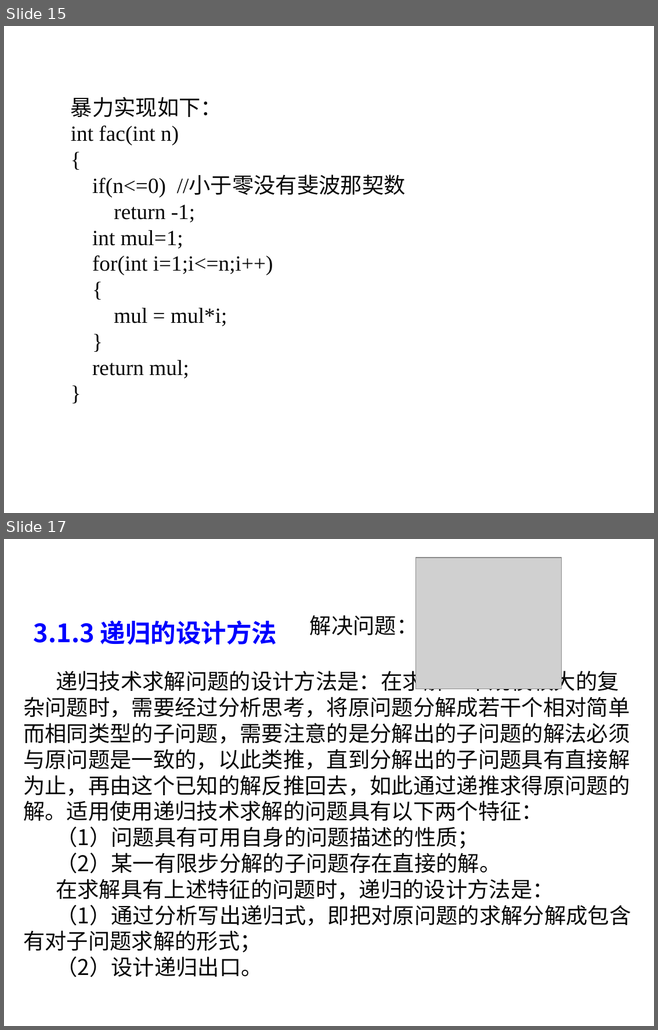
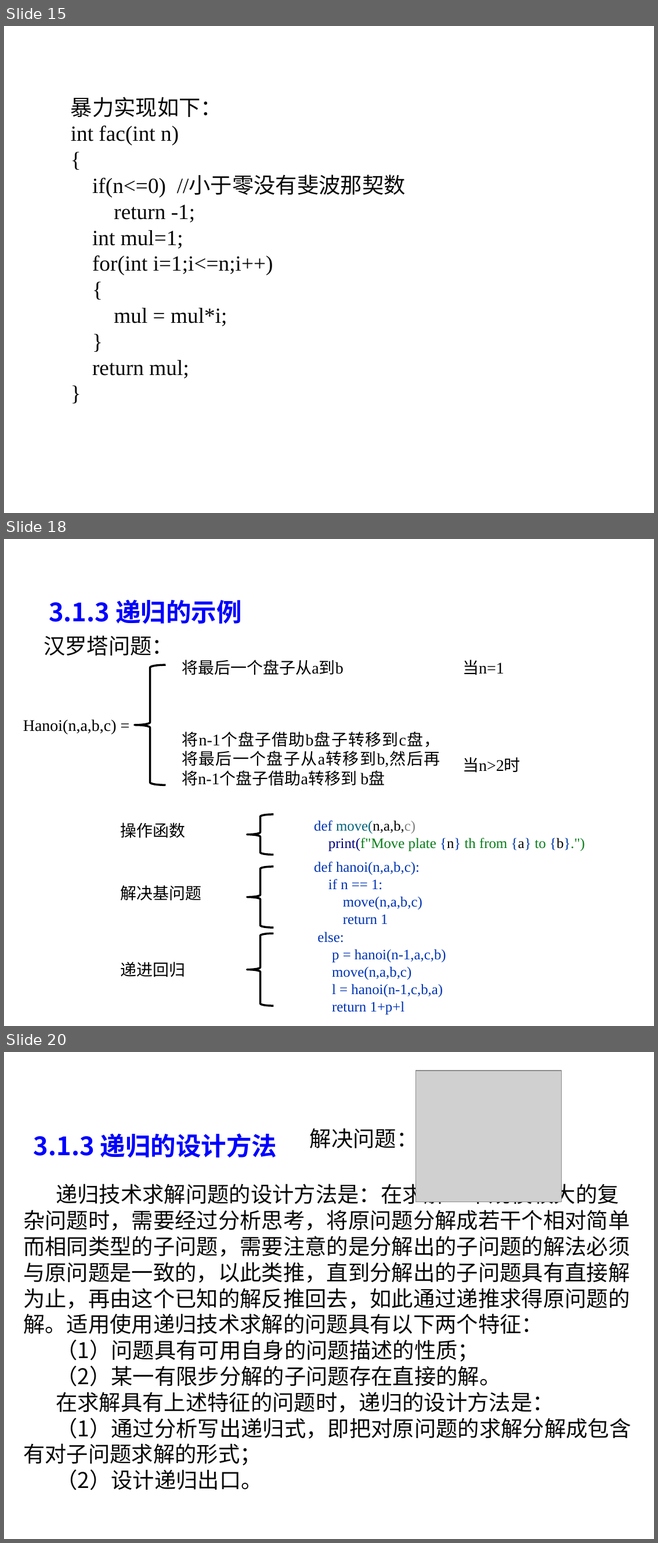
Before and after one commit to liutongling/DP, a slide deck: file/第3章 分治法计.pptx. Shown one above the other, each under a label of ours: slides 15 and 17 before the commit, slides 15, 18 and 20 after it; the slides between them are not shown. The pictures are 658x1030 and 658x1543 pixels, drawn with LibreOffice and Linux fonts; fonts in the diff are those of the drawing; grey boxes stand for pictures; background and template pictures are left out. Boxes give left, top, right and bottom in pixels: in the first picture for what was removed or moved away, otherwise in the second. Text is boxed around its words. In the diff, an @@ line names an element or a change of style, - is before the commit and + after.

```diff
--- a/file/第3章 分治法计.pptx
+++ b/file/第3章 分治法计.pptx
@@ slide 18 added at (x1=4, y1=539, x2=654, y2=1026), background #FFFFFF @@
@@ text added at (x1=49, y1=600, x2=242, y2=624), 28 pt, text #0000FF, bold @@
+3.1.3 递归的示例
@@ text added at (x1=43, y1=635, x2=173, y2=656), 24 pt, text #080808 @@
+汉罗塔问题：
@@ text added at (x1=181, y1=660, x2=440, y2=786), 18 pt, text #000000 @@
+将最后一个盘子从a到b
+将n-1个盘子借助b盘子转移到c盘，将最后一个盘子从a转移到b,然后再将n-1个盘子借助a转移到 b盘
@@ text added at (x1=462, y1=660, x2=520, y2=773), 18 pt, text #000000 @@
+当n=1
+当n>2时
@@ left brace added at (x1=134, y1=665, x2=166, y2=785), outline #000000 2.25 pt @@
@@ text added at (x1=23, y1=719, x2=117, y2=734), 18 pt, text #000000 @@
+Hanoi(n,a,b,c) =
@@ left brace added at (x1=247, y1=815, x2=274, y2=855), outline #000000 2.25 pt @@
@@ text added at (x1=121, y1=823, x2=186, y2=838), 18 pt, text #000000 @@
+操作函数
@@ text added at (x1=314, y1=820, x2=585, y2=852), 16 pt, text #067D17 @@
+def move(n,a,b,c)
+print(f"Move plate {n} th from {a} to {b}.")
@@ left brace added at (x1=247, y1=866, x2=274, y2=928), outline #000000 2.25 pt @@
@@ text added at (x1=314, y1=861, x2=422, y2=925), 16 pt, text #0033B3 @@
+def hanoi(n,a,b,c):
+if n == 1:
+move(n,a,b,c)
+return 1
@@ text added at (x1=121, y1=885, x2=202, y2=901), 18 pt, text #000000 @@
+解决基问题
@@ left brace added at (x1=247, y1=933, x2=274, y2=1005), outline #000000 2.25 pt @@
@@ text added at (x1=317, y1=932, x2=446, y2=1015), 16 pt, text #0033B3 @@
+else:
+p = hanoi(n-1,a,c,b)
+move(n,a,b,c)
+l = hanoi(n-1,c,b,a)
+return 1+p+l
@@ text added at (x1=121, y1=962, x2=186, y2=977), 18 pt, text #000000 @@
+递进回归
@@ what was slide 17 is now slide 20 @@
```
Also in this commit, not shown: 4 slides changed, 3 other slides added, 10 slides removed, 2 other files.
